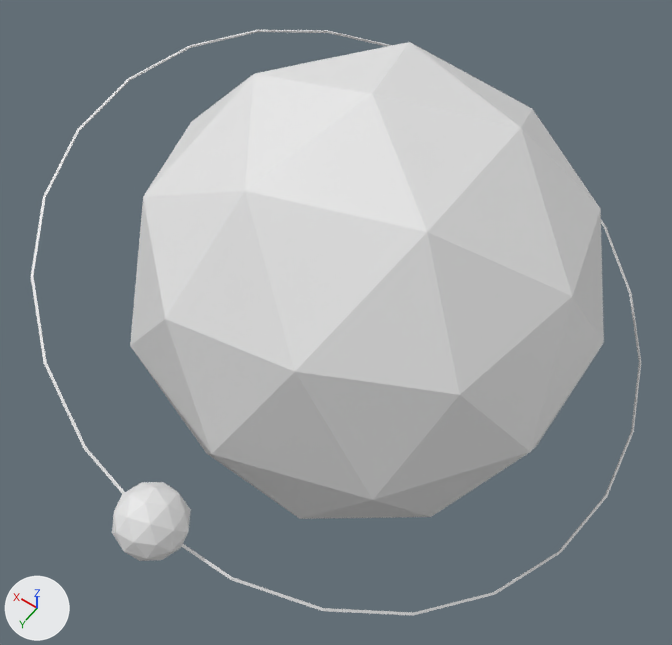
Renders of the glTF model public/letters/O-Moon.glb from each side of a commit.
Rendered twice from a 50 mm lens placed at (-2.36, 3.67, 5.15), pointed at (0.03, 0.32, -0.12). The axes (+X, +Y, +Z) are drawn at lower left. The lights are the same throughout. Where no turn or scale is listed for an object, it has been applied to the vertices.
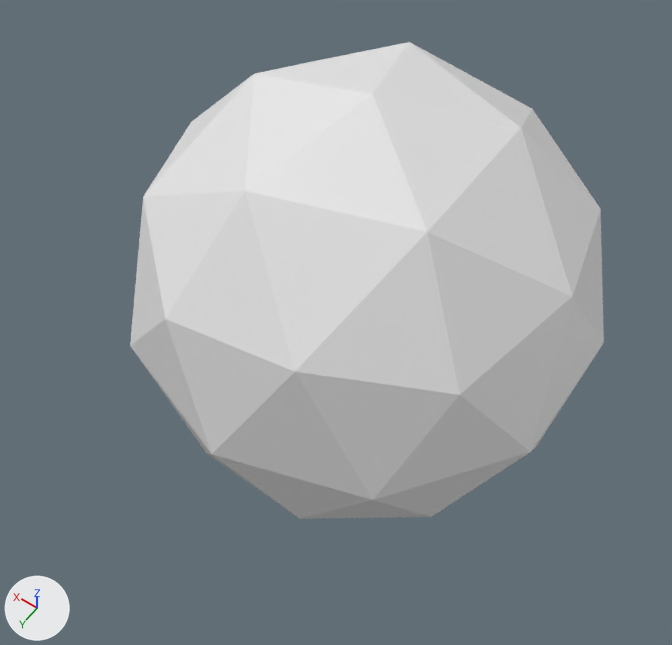
The edits, one by one:
Object 'Torus.003' (ob_torus_003) is deleted.
Object 'Icosphere.001' (ob_icosphere_001) is deleted.

Location of each change, (x1, y1, x2, y2) in pixels of the pictures (672 x 645 px):
'Icosphere.001', deleted
    before: (112, 482, 191, 561)
'Torus.003', deleted
    before: (31, 30, 641, 615)
